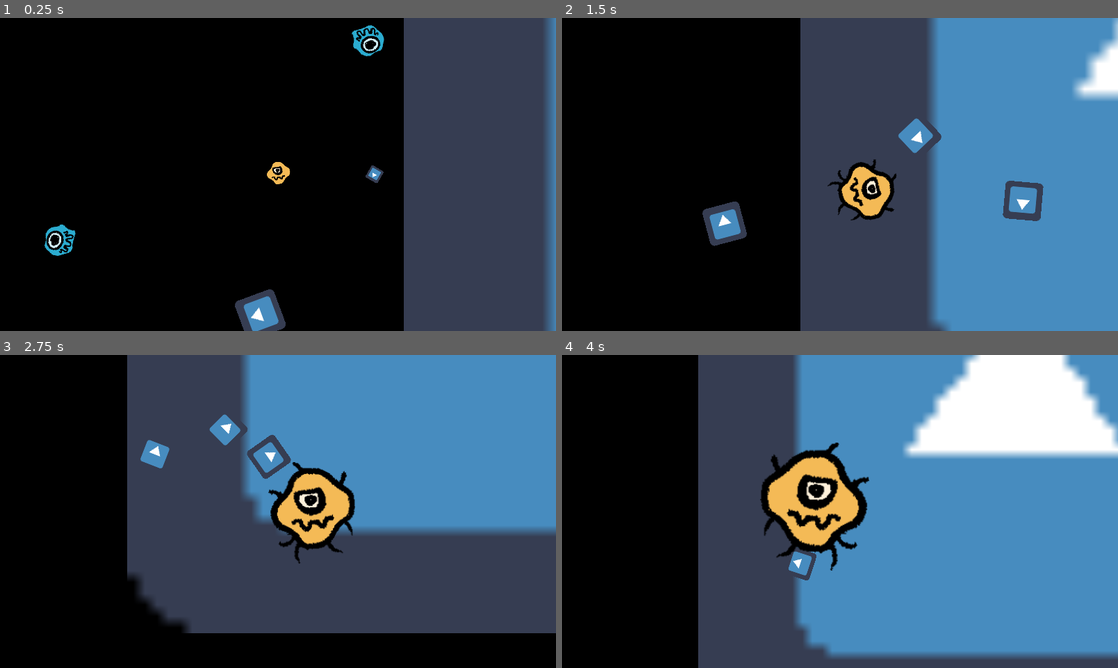
Above: before the commit, frames 1-4 (two rows, left to right).
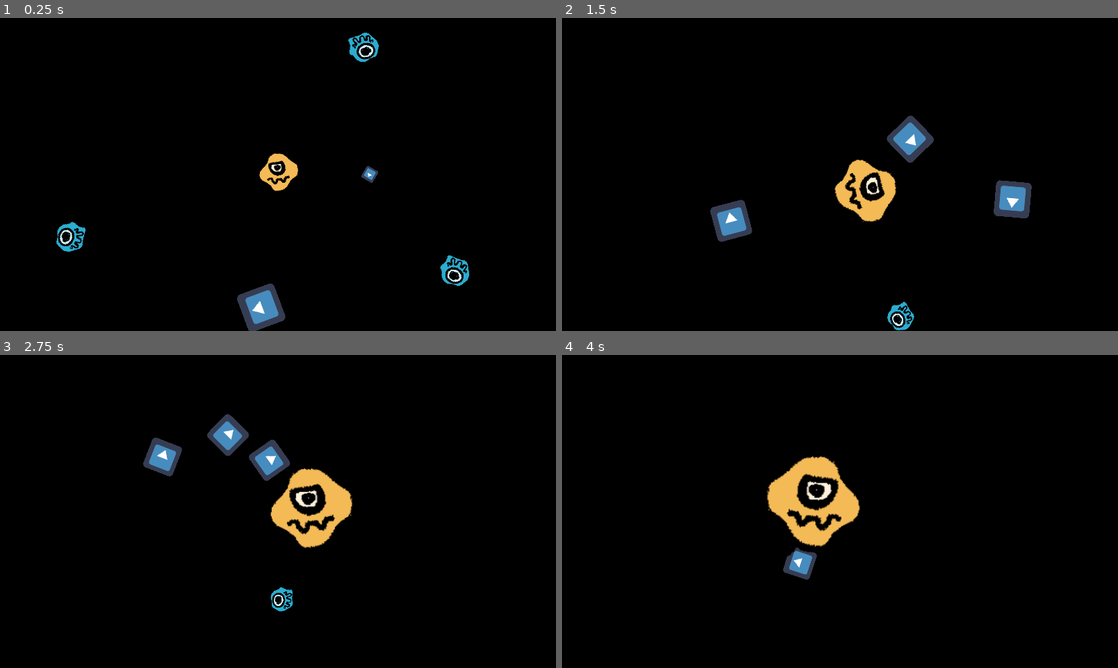
Above: after the commit, the same moments.

Repository: AlexPham0209/DishOut
Game: Godot game, scene res://src/Scenes/TestScene/FleerTest.tscn
Two runs of this game, one before a commit and one after it. Both use one fixed random seed, a clock stepped at 60 frames per second and the inputs below. The project has no main scene, so this scene is started directly. The engine's default icon, where the game draws it, is replaced by a stand-in: a white triangle on a blue panel in a dark square.
Inputs:
- Up to frame 1 (0.25 s): no input
- Up to frame 2 (1.5 s): hold D (Right) 0.53-1.28 s; tap Space (Interact) at 0.6, 1.35 s; hold S (Down) from 1.28 s (still down)
- Up to frame 3 (2.75 s): release S (Down) at 2.03 s; hold D (Right) from 2.03 s (still down); tap Space (Interact) at 2.1 s
- Up to frame 4 (4 s): release D (Right) at 2.78 s; hold W (Up) 2.78-3.53 s; tap Space (Interact) at 2.85, 3.6 s; hold A (Left) from 3.53 s (still down)

The runs differ from the first frame. In frame 1, 30% of the frame differs, in the area x 8-100%, y 0-100%; in frame 2, 56%; in frame 3, 65%; in frame 4, 71%, in the area x 24-100%, y 0-100%.

Commit message:
New poison enemy

Diff:
--- a/src/Scenes/Amoeba.tscn
+++ b/src/Scenes/Amoeba.tscn
@@ -10,6 +10,7 @@
 
 [node name="Amoeba" type="CharacterBody2D"]
 script = ExtResource("1_3xfsd")
+growth = 1
 
 [node name="Sprite" type="Sprite2D" parent="."]
 scale = Vector2(0.25, 0.25)
--- a/src/Scenes/Enemy/Cell.tscn
+++ b/src/Scenes/Enemy/Cell.tscn
@@ -7,6 +7,8 @@
 [ext_resource type="PackedScene" uid="uid://b2ks2vr8d0vqd" path="res://src/Scenes/State.tscn" id="5_ft01m"]
 [ext_resource type="Script" path="res://src/Scripts/States/RoamingState.gd" id="6_knp05"]
 [ext_resource type="Script" path="res://src/Scripts/States/DeathState.gd" id="7_25yi1"]
+[ext_resource type="Script" path="res://src/Scripts/Effects/Effect.gd" id="8_phfqo"]
+[ext_resource type="Resource" uid="uid://b52ef2wvfkw46" path="res://src/Scripts/Effects/GrowEffect.tres" id="9_1jlkj"]
 
 [sub_resource type="RectangleShape2D" id="RectangleShape2D_qq0lg"]
 size = Vector2(12, 12)
@@ -39,6 +41,7 @@
 
 [node name="Death" parent="States" instance=ExtResource("5_ft01m")]
 script = ExtResource("7_25yi1")
+effects = Array[ExtResource("8_phfqo")]([ExtResource("9_1jlkj")])
 
 [connection signal="area_entered" from="Overlap" to="." method="player_enter"]
 [connection signal="area_exited" from="Overlap" to="." method="player_exit"]
--- a/src/Scenes/Enemy/Chaser.tscn
+++ b/src/Scenes/Enemy/Chaser.tscn
@@ -1,9 +1,10 @@
-[gd_scene load_steps=6 format=3 uid="uid://5iaqrrp5m1ar"]
+[gd_scene load_steps=7 format=3 uid="uid://5iaqrrp5m1ar"]
 
 [ext_resource type="PackedScene" uid="uid://bqdpfstiq5rfb" path="res://src/Scenes/Enemy/Cell.tscn" id="1_fb81a"]
 [ext_resource type="Script" path="res://src/Scripts/Watcher.gd" id="2_xkoax"]
 [ext_resource type="PackedScene" uid="uid://bg573txp5myv0" path="res://src/Scenes/Sight.tscn" id="3_6v82l"]
 [ext_resource type="PackedScene" uid="uid://b2ks2vr8d0vqd" path="res://src/Scenes/State.tscn" id="3_tb2ki"]
+[ext_resource type="Script" path="res://src/Scripts/Effects/Effect.gd" id="4_hgosk"]
 [ext_resource type="Script" path="res://src/Scripts/States/AttackingState.gd" id="4_mjn46"]
 
 [node name="Chaser" instance=ExtResource("1_fb81a")]
@@ -14,6 +15,9 @@
 state_machine = NodePath("../States")
 reaction_state = "Attacking"
 
+[node name="Death" parent="States" index="1"]
+effects = Array[ExtResource("4_hgosk")]([])
+
 [node name="Attacking" parent="States" index="2" node_paths=PackedStringArray("sprite") instance=ExtResource("3_tb2ki")]
 script = ExtResource("4_mjn46")
 chase_speed = 125.0
--- a/src/Scenes/Enemy/Fleer.tscn
+++ b/src/Scenes/Enemy/Fleer.tscn
@@ -16,12 +16,6 @@
 state_machine = NodePath("../States")
 reaction_state = "Fleeing"
 
-[node name="Enter" parent="Sight" index="0"]
-visible = false
-
-[node name="Exit" parent="Sight" index="1"]
-visible = false
-
 [node name="Fleeing" type="Node2D" parent="States" index="2" node_paths=PackedStringArray("sprite")]
 script = ExtResource("2_wbhrk")
 sprite = NodePath("../../Icon")
--- /dev/null
+++ b/src/Scenes/Enemy/Poisoner.tscn
@@ -0,0 +1,5 @@
+[gd_scene load_steps=2 format=3 uid="uid://cho6hfuheh6n0"]
+
+[ext_resource type="PackedScene" uid="uid://bqdpfstiq5rfb" path="res://src/Scenes/Enemy/Cell.tscn" id="1_x7hw2"]
+
+[node name="Poisoner" instance=ExtResource("1_x7hw2")]
--- /dev/null
+++ b/src/Scenes/PoisonTimer.tscn
@@ -0,0 +1,10 @@
+[gd_scene load_steps=2 format=3 uid="uid://bu1eapda4juve"]
+
+[ext_resource type="Script" path="res://src/Scripts/PoisonTimer.gd" id="1_ot2uy"]
+
+[node name="PoisonTimer" type="Timer"]
+autostart = true
+script = ExtResource("1_ot2uy")
+ticks = 5
+
+[connection signal="timeout" from="." to="." method="_on_timeout"]
--- a/src/Scenes/TestScene/FleerTest.tscn
+++ b/src/Scenes/TestScene/FleerTest.tscn
@@ -1,8 +1,7 @@
-[gd_scene load_steps=6 format=3 uid="uid://ptllq233h8mv"]
+[gd_scene load_steps=5 format=3 uid="uid://ptllq233h8mv"]
 
 [ext_resource type="PackedScene" uid="uid://c0utwiykrhy5g" path="res://src/Scenes/Amoeba.tscn" id="1_mvl6u"]
 [ext_resource type="PackedScene" uid="uid://dcwe2fhdssqod" path="res://src/Scenes/Enemy/Fleer.tscn" id="2_rl1mq"]
-[ext_resource type="Texture2D" uid="uid://c8022nv1f3loo" path="res://icon.png" id="3_l4yqa"]
 [ext_resource type="PackedScene" uid="uid://bqdpfstiq5rfb" path="res://src/Scenes/Enemy/Cell.tscn" id="3_q8xpq"]
 [ext_resource type="PackedScene" uid="uid://5iaqrrp5m1ar" path="res://src/Scenes/Enemy/Chaser.tscn" id="4_3crid"]
 
@@ -32,11 +31,6 @@
 position = Vector2(-124, 225)
 growth = 2
 
-[node name="Icon" type="Sprite2D" parent="Enemies/Fleers"]
-position = Vector2(814, 19.5)
-scale = Vector2(16.7813, 16.1406)
-texture = ExtResource("3_l4yqa")
-
 [node name="Chasers" type="Node2D" parent="Enemies"]
 
 [node name="Chaser" parent="Enemies/Chasers" instance=ExtResource("4_3crid")]
--- /dev/null
+++ b/src/Scenes/TestScene/PoisonTest.tscn
@@ -0,0 +1,28 @@
+[gd_scene load_steps=7 format=3 uid="uid://df2vjeh54kjpx"]
+
+[ext_resource type="PackedScene" uid="uid://bqdpfstiq5rfb" path="res://src/Scenes/Enemy/Cell.tscn" id="1_3vtr1"]
+[ext_resource type="Script" path="res://src/Scripts/Effects/Effect.gd" id="2_650wc"]
+[ext_resource type="Resource" uid="uid://b52ef2wvfkw46" path="res://src/Scripts/Effects/GrowEffect.tres" id="3_w60cc"]
+[ext_resource type="Resource" uid="uid://dsc67v6ykr7oo" path="res://src/Scripts/Effects/PoisonEffect.tres" id="4_sasut"]
+[ext_resource type="PackedScene" uid="uid://c0utwiykrhy5g" path="res://src/Scenes/Amoeba.tscn" id="5_oan0j"]
+[ext_resource type="Texture2D" uid="uid://c8022nv1f3loo" path="res://icon.png" id="6_g5vbd"]
+
+[node name="PoisonTest" type="Node2D"]
+
+[node name="Cell" parent="." instance=ExtResource("1_3vtr1")]
+position = Vector2(449, 155)
+
+[node name="Death" parent="Cell/States" index="1"]
+effects = Array[ExtResource("2_650wc")]([ExtResource("3_w60cc"), ExtResource("4_sasut")])
+
+[node name="Amoeba" parent="." instance=ExtResource("5_oan0j")]
+position = Vector2(192, 148)
+cam_growth_rate = 0.05
+scale_growth_rate = 0.75
+growth = 10
+
+[node name="Icon" type="Sprite2D" parent="."]
+position = Vector2(317, 199)
+texture = ExtResource("6_g5vbd")
+
+[editable path="Cell"]
--- a/src/Scripts/Amoeba.gd
+++ b/src/Scripts/Amoeba.gd
@@ -67,7 +67,6 @@
 		print("Max growth.  Continue to next level")
 		return
 
-
 	#Increment total growth
 	growth += amount
 	notify_cells.emit()
--- /dev/null
+++ b/src/Scripts/Effects/Effect.gd
@@ -0,0 +1,5 @@
+class_name Effect
+extends Resource
+
+func give_effect():
+	pass
--- /dev/null
+++ b/src/Scripts/Effects/GrowEffect.gd
@@ -0,0 +1,7 @@
+class_name GrowEffect
+extends Effect
+
+@export var rate : int = 1
+
+func give_effect():
+	Global.player.grow(1)
--- /dev/null
+++ b/src/Scripts/Effects/GrowEffect.tres
@@ -0,0 +1,7 @@
+[gd_resource type="Resource" script_class="GrowEffect" load_steps=2 format=3 uid="uid://b52ef2wvfkw46"]
+
+[ext_resource type="Script" path="res://src/Scripts/Effects/GrowEffect.gd" id="1_ueb86"]
+
+[resource]
+script = ExtResource("1_ueb86")
+rate = 1
--- /dev/null
+++ b/src/Scripts/Effects/PoisonEffect.gd
@@ -0,0 +1,9 @@
+class_name PoisonEffect
+extends Effect
+
+var poison_timer = preload("res://src/Scenes/PoisonTimer.tscn")
+
+func give_effect():
+	var instance : PoisonTimer = poison_timer.instantiate()
+	instance.take_damage.connect(Global.player.grow)
+	Global.player.add_child(instance)
--- /dev/null
+++ b/src/Scripts/Effects/PoisonEffect.tres
@@ -0,0 +1,6 @@
+[gd_resource type="Resource" script_class="PoisonEffect" load_steps=2 format=3 uid="uid://dsc67v6ykr7oo"]
+
+[ext_resource type="Script" path="res://src/Scripts/Effects/PoisonEffect.gd" id="1_snkpx"]
+
+[resource]
+script = ExtResource("1_snkpx")
--- /dev/null
+++ b/src/Scripts/PoisonTimer.gd
@@ -0,0 +1,16 @@
+class_name PoisonTimer
+extends Timer
+
+var tick : int = 1
+@export var ticks : int
+signal take_damage(amount)
+
+
+func _on_timeout() -> void:
+	print("Time")
+	if tick >= ticks:
+		queue_free()
+
+	tick += 1
+	take_damage.emit(-1)
+	self.start()
--- a/src/Scripts/States/DeathState.gd
+++ b/src/Scripts/States/DeathState.gd
@@ -1,5 +1,10 @@
 extends State
 
+@export var effects : Array[Effect]
+
 func enter(param : Dictionary = {}):
-	Global.player.grow(1)
+	for effect in effects:
+		if effect is Effect:
+			effect.give_effect()
+
 	entity.queue_free()
Not shown: 1 places in src/Scenes/Enemy/Cell.tscn that only renumber resources
